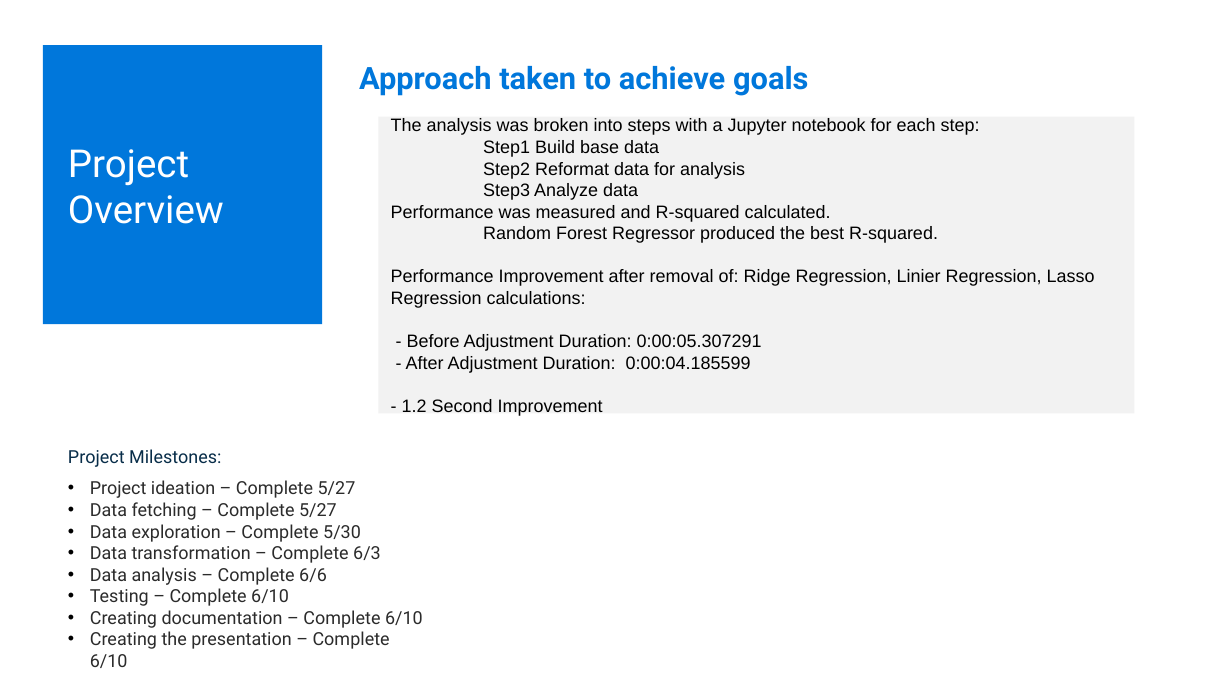
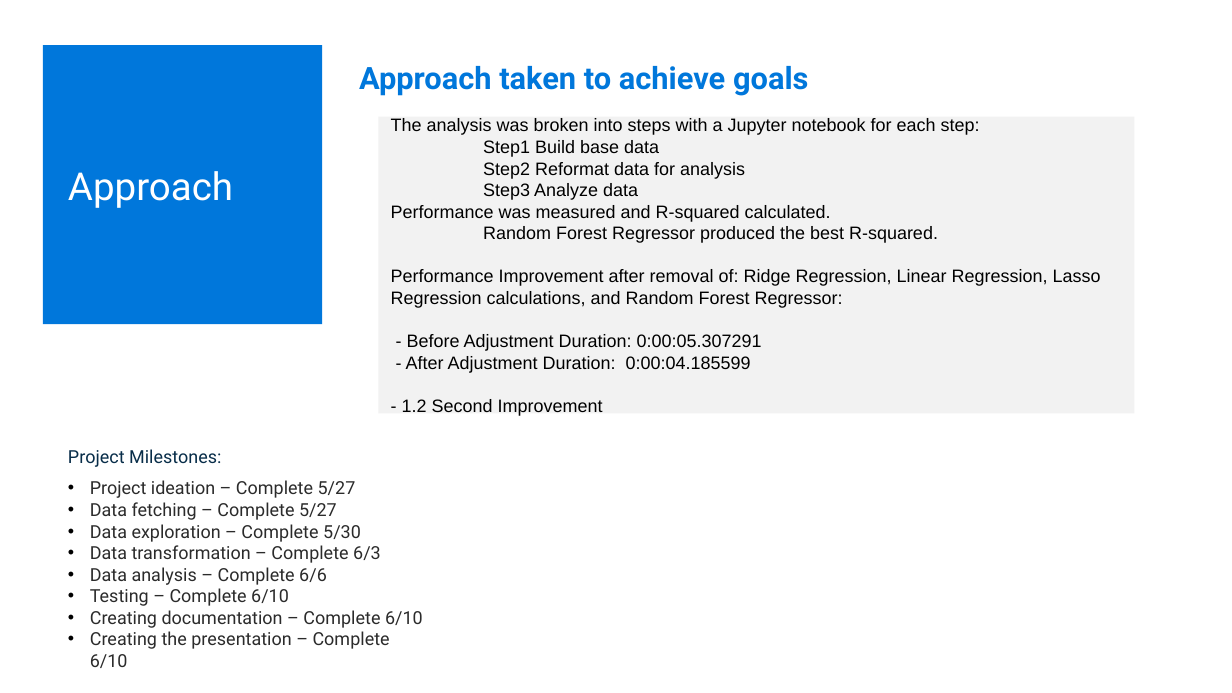
Before and after one commit to tbrown14611/Project_2, a slide deck: slide 5 of Team_3_AI_Bootcamp_Project_2.pptx. Drawn at 1232x693 pixels with LibreOffice and Linux fonts; fonts in the diff are those of the drawing. Boxes give left, top, right and bottom in pixels: in the first picture for what was removed or moved away, otherwise in the second. Text is boxed around its words. In the diff, an @@ line names an element or a change of style, - is before the commit and + after.

```diff
--- a/Team_3_AI_Bootcamp_Project_2.pptx
+++ b/Team_3_AI_Bootcamp_Project_2.pptx
@@ text at bbox=[68, 171, 233, 208]: text changed @@
-Project Overview
+Approach
@@ text in rectangle at bbox=[391, 269, 1101, 308]: text changed @@
-Performance Improvement after removal of: Ridge Regression, Linier Regression, Lasso Regression calculations:
+Performance Improvement after removal of: Ridge Regression, Linear Regression, Lasso Regression calculations, and Random Forest Regressor:
```
Also in this commit, not shown: 4 other slides changed.
